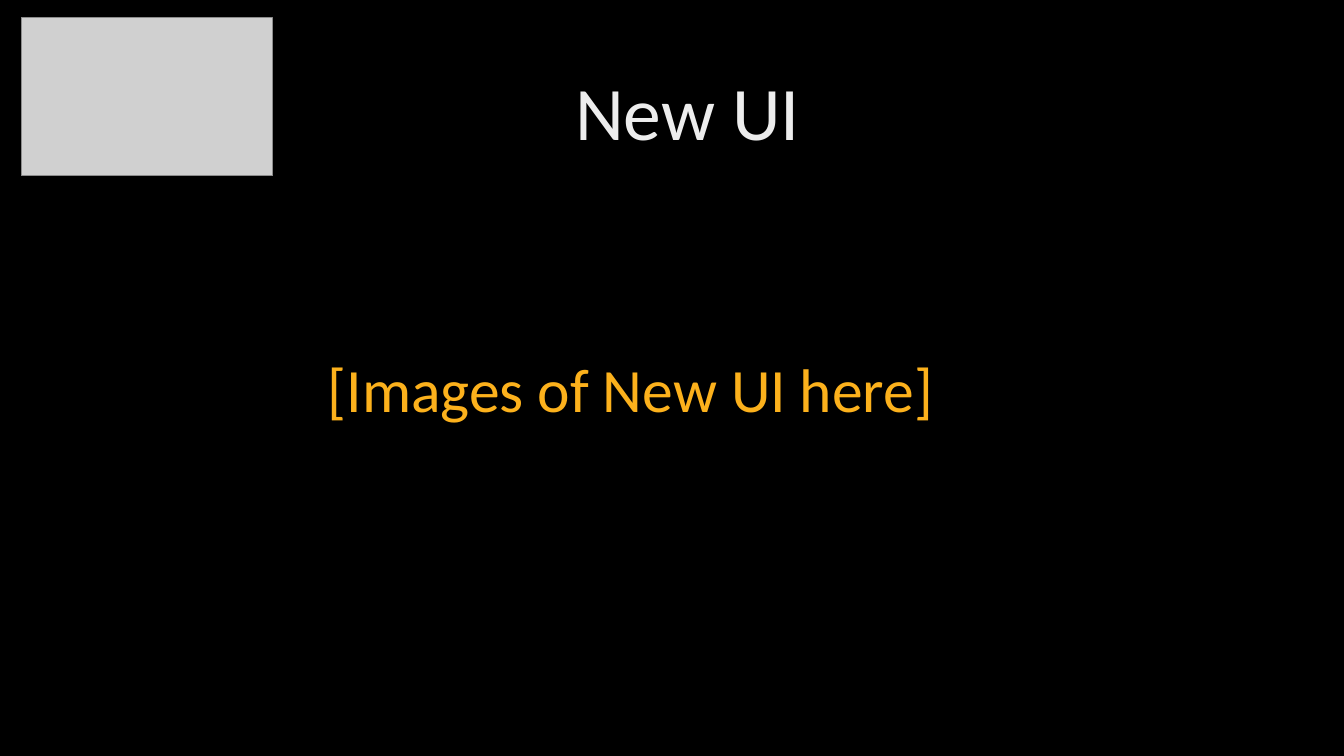
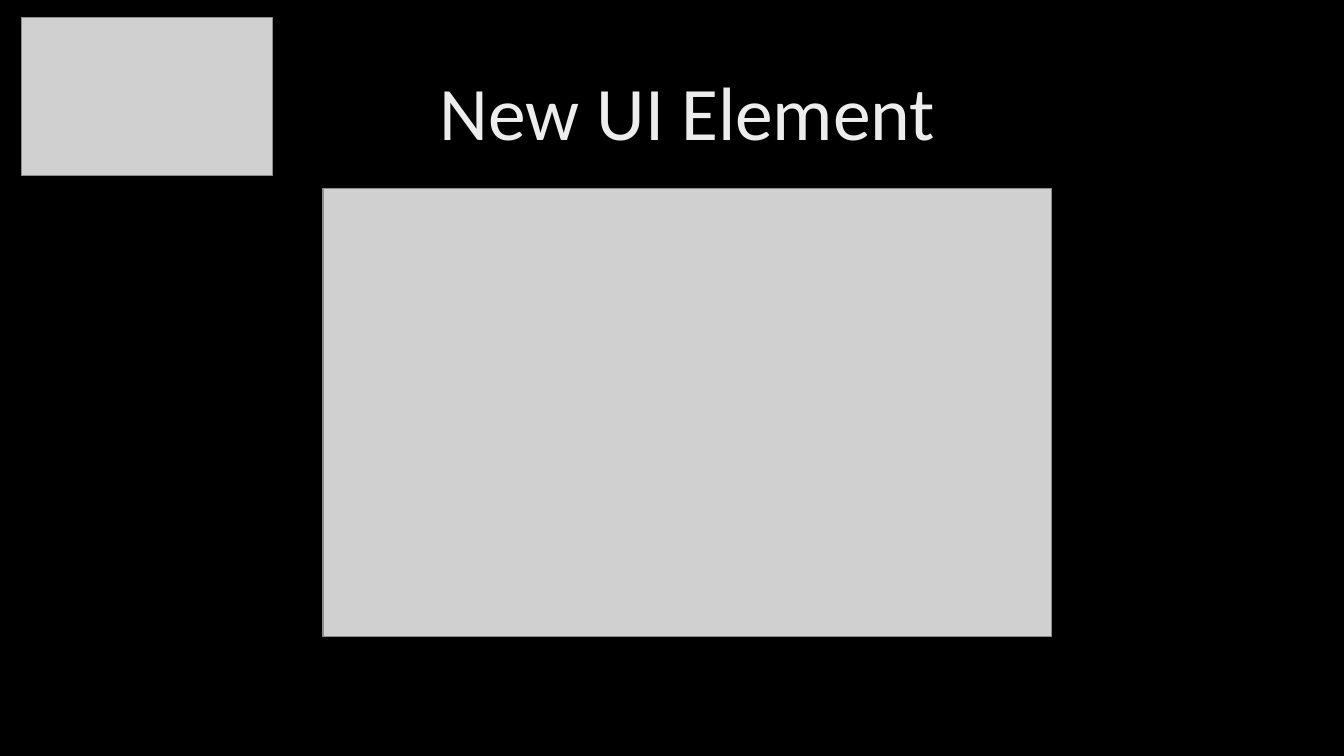
Before and after one commit to UoSGroupProjects1718/level-6-stuck-in-a-lift-studios-1, a slide deck: slide 8 of Group/Presentations/Pitch 5 - Beta.pptx. Drawn at 1344x756 pixels with LibreOffice and Linux fonts; fonts in the diff are those of the drawing; grey boxes stand for pictures; background and template pictures are left out. Boxes give left, top, right and bottom in pixels: in the first picture for what was removed or moved away, otherwise in the second. Text is boxed around its words. In the diff, an @@ line names an element or a change of style, - is before the commit and + after.

Commit message:
Pitch Update
Updated pitch

```diff
--- a/Group/Presentations/Pitch 5 - Beta.pptx
+++ b/Group/Presentations/Pitch 5 - Beta.pptx
@@ title at [440, 87, 935, 141]: text changed @@
-New UI
+New UI Element
@@ picture added at [323, 189, 1052, 636] @@
@@ text removed at [328, 367, 933, 423] @@
-[Images of New UI here]
```
Also in this commit, not shown: 1 other slide changed.
